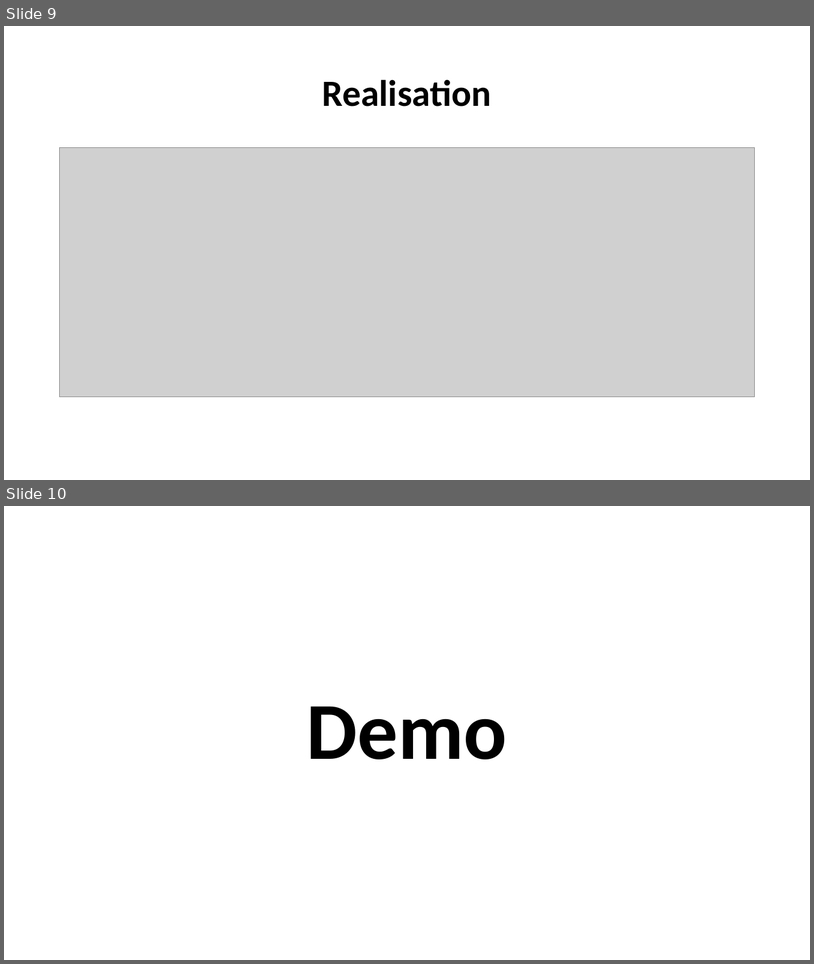
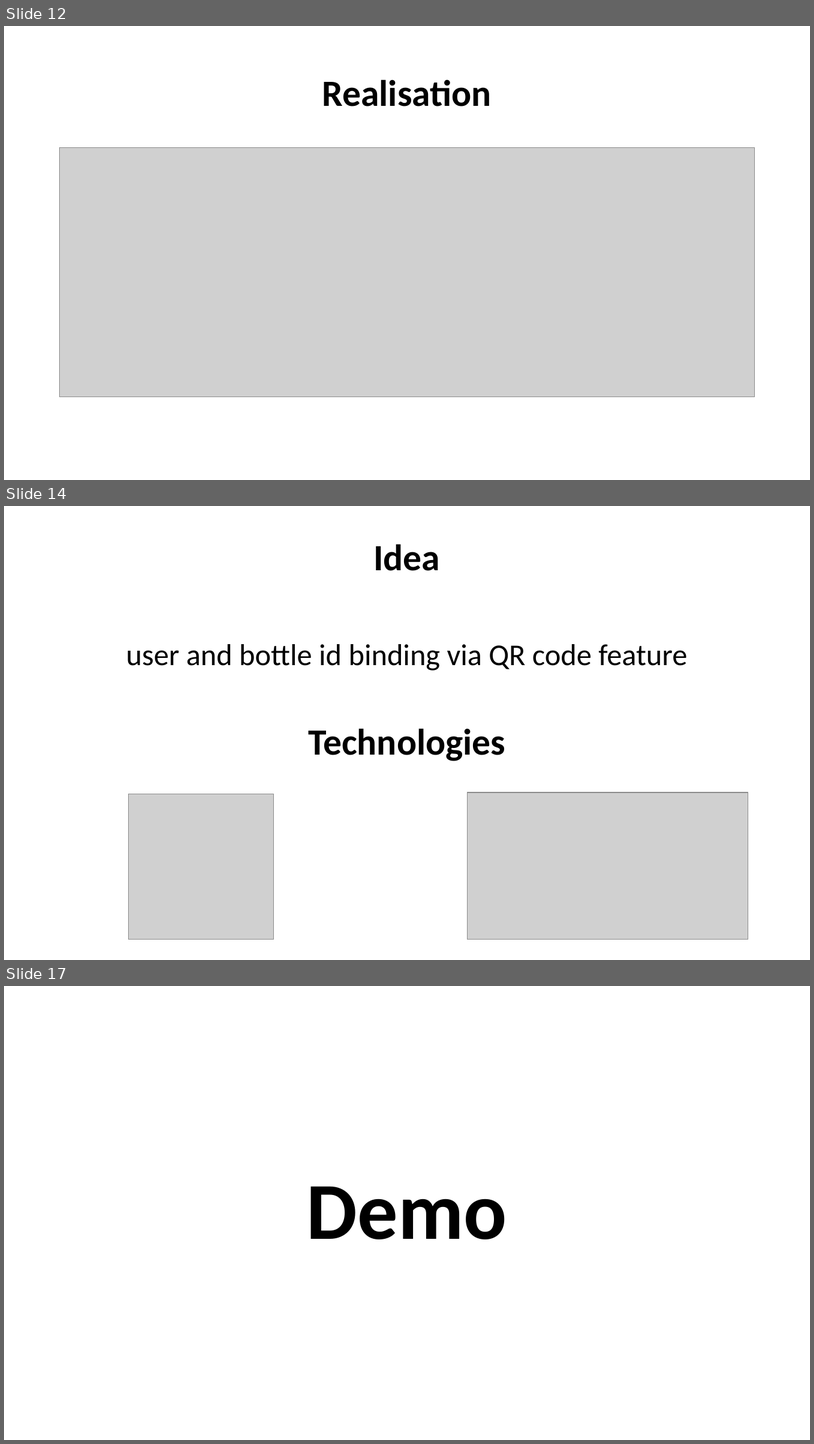
Before and after one commit to team37s1/e-advertisement, a slide deck: PredictionFeature/smart_reservoir(demo).pptx. Shown one above the other, each under a label of ours: slides 9 and 10 before the commit, slides 12, 14 and 17 after it; the slides between them are not shown. The pictures are 814x964 and 814x1444 pixels, drawn with LibreOffice and Linux fonts; fonts in the diff are those of the drawing; grey boxes stand for pictures. Boxes give left, top, right and bottom in pixels: in the first picture for what was removed or moved away, otherwise in the second. Text is boxed around its words. In the diff, an @@ line names an element or a change of style, - is before the commit and + after.

Commit message:
New presentation version

```diff
--- a/PredictionFeature/smart_reservoir(demo).pptx
+++ b/PredictionFeature/smart_reservoir(demo).pptx
@@ slide 14 added at (4, 506, 810, 960), background #FFFFFF @@
@@ text added at (374, 544, 440, 571), 44 pt, text #000000, bold @@
+Idea
@@ text added at (126, 644, 687, 670), 36 pt, text #000000 @@
+user and bottle id binding via QR code feature
@@ title added at (308, 728, 506, 761), 44 pt, text #000000, bold @@
+Technologies
@@ picture added at (467, 792, 749, 939) @@
@@ picture added at (129, 794, 274, 939) @@
@@ what was slide 9 is now slide 12 @@
@@ what was slide 10 is now slide 17 @@
```
Also in this commit, not shown: 1 slide changed, 7 other slides added, 1 slide removed.
